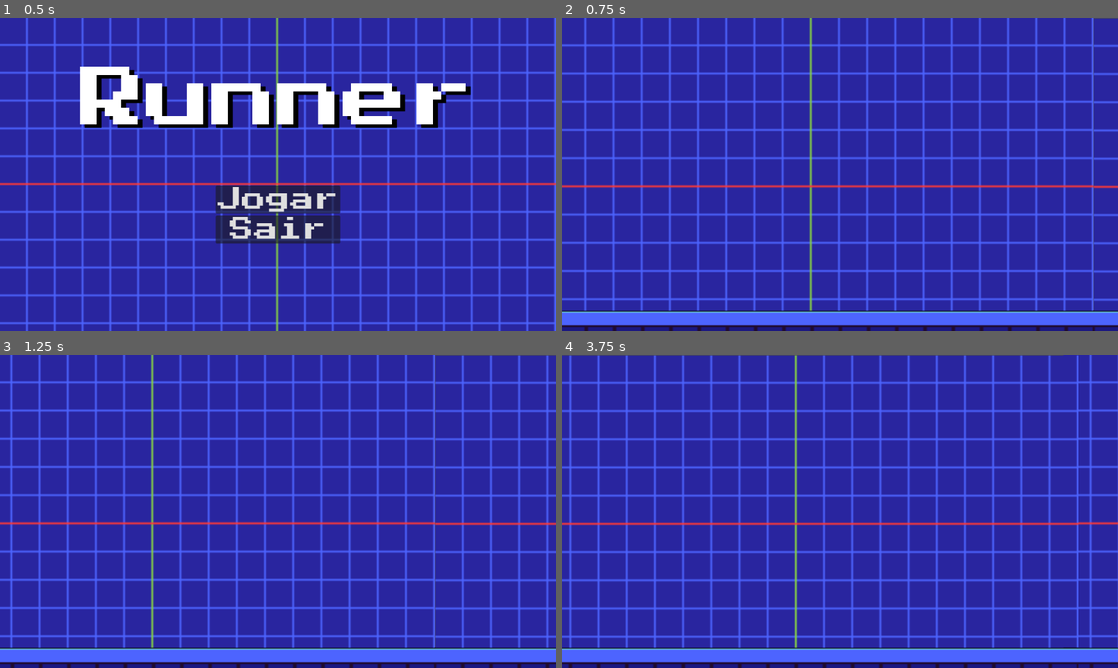
Above: before the commit, frames 1-4 (two rows, left to right).
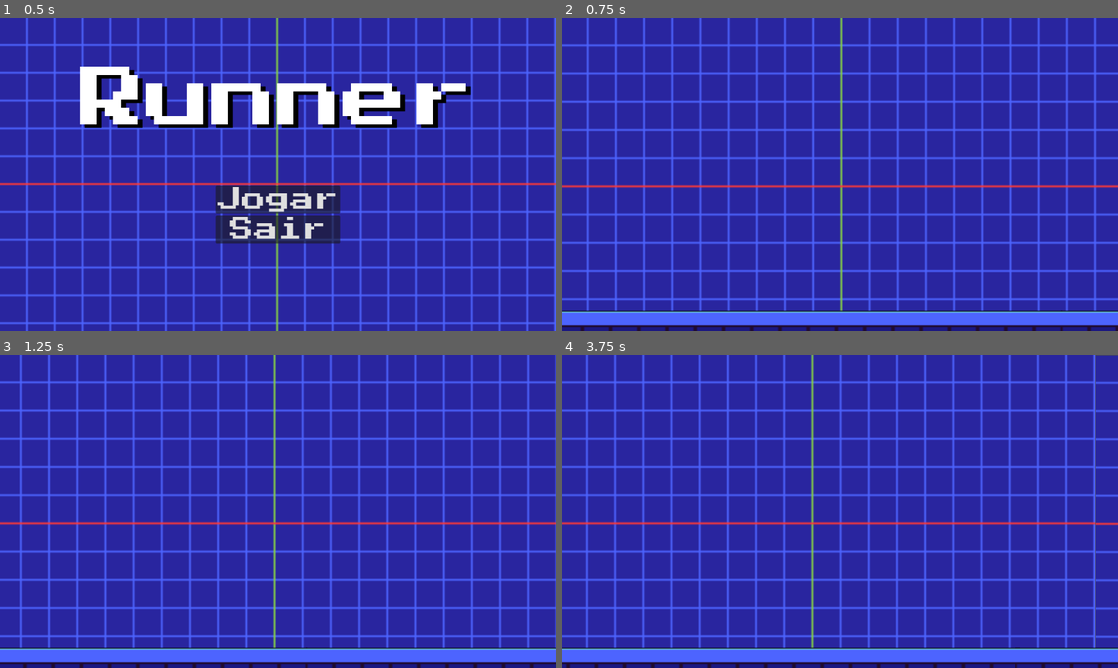
Above: after the commit, the same moments.

Repository: Samis-1/Runner
Game: Godot game, scene res://menu.tscn
Same seed, same stepped clock (60 frames per second), same inputs: the game is played once before the commit and once after it.
Inputs:
- Up to frame 1 (0.5 s): no input
- Up to frame 2 (0.75 s): click "Jogar" at 0.5 s
- Up to frame 3 (1.25 s): no input
- Up to frame 4 (3.75 s): no input

Frame 1 is identical in both runs. In frame 2, 15% of the frame differs, in the area x 3-100%, y 0-100%; in frame 3, 18%; in frame 4, 22%, in the area x 0-100%, y 0-100%.

Commit message:
Meio azul

Diff:
--- a/jogo.gd
+++ b/jogo.gd
@@ -6,15 +6,22 @@
 
 func _process(delta: float) -> void:
 
-	$Fundo.position.x -= velocidade*delta
-	$Fundo2.position.x -= velocidade*delta
+	$Fundo.position.x -= velocidade*delta*0.05
+	$Fundo2.position.x -= velocidade*delta*0.05
 	if $Fundo.position.x < -1152:
 		$Fundo.position.x = 1152
 	if $Fundo2.position.x < -1152:
 		$Fundo2.position.x = 1152
 
-	$Chão.position.x -= velocidade*delta
-	$Chão2.position.x -= velocidade*delta
+	$Meio_azul.position.x -= velocidade*delta*0.5
+	$Meio_azul2.position.x -= velocidade*delta*1
+	if $Meio_azul.position.x < -1152:
+		$Meio_azul.position.x = 1152
+	if $Meio_azul2.position.x < -1152:
+		$Meio_azul2.position.x = 1152
+
+	$Chão.position.x -= velocidade*delta*2
+	$Chão2.position.x -= velocidade*delta*2
 	if $Chão.position.x < -1152:
 		$Chão.position.x = 1152
 	if $Chão2.position.x < -1152:
--- a/jogo.tscn
+++ b/jogo.tscn
@@ -21,6 +21,10 @@
 texture = ExtResource("1_evvns")
 centered = false
 
+[node name="Meio_azul" type="Sprite2D" parent="." unique_id=906896125]
+
+[node name="Meio_azul2" type="Sprite2D" parent="." unique_id=2001963810]
+
 [node name="Chão" type="Sprite2D" parent="." unique_id=780510831]
 position = Vector2(0, 574)
 scale = Vector2(3.656, 2)
